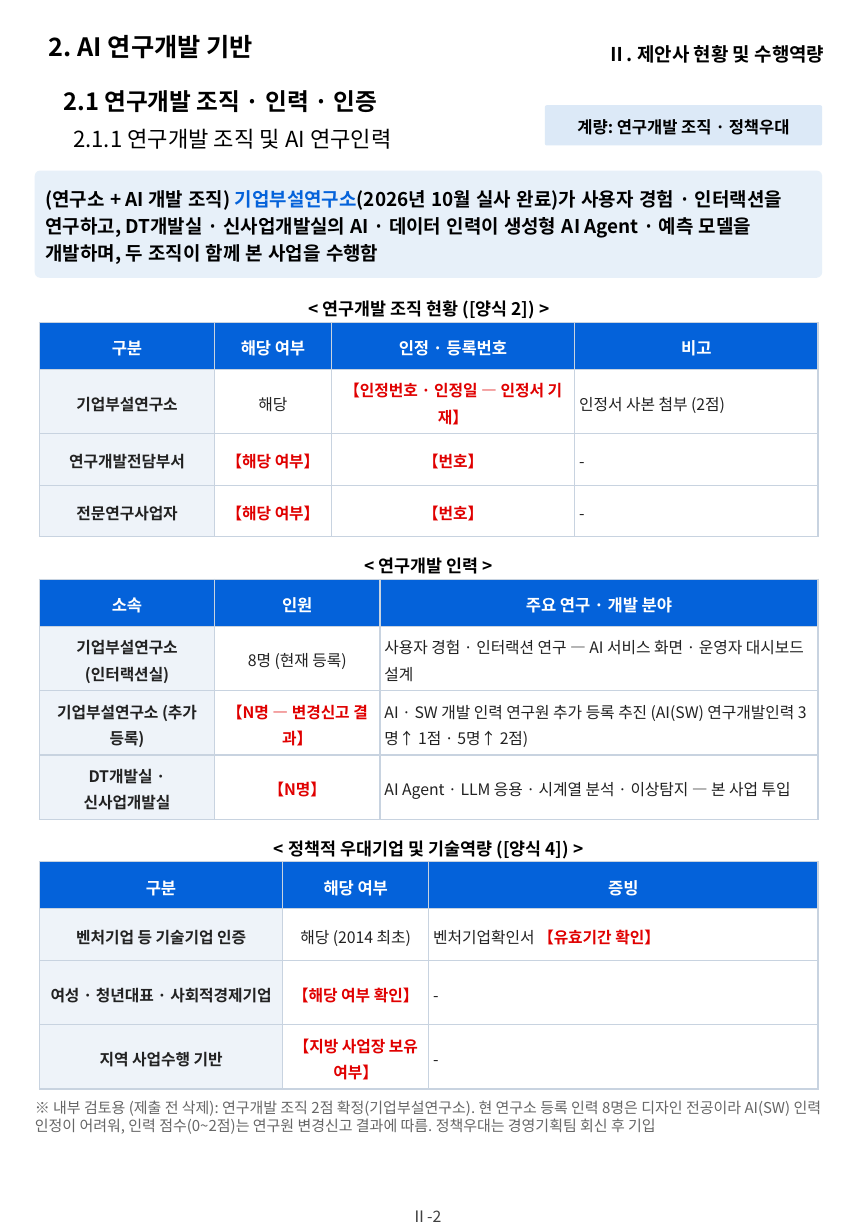
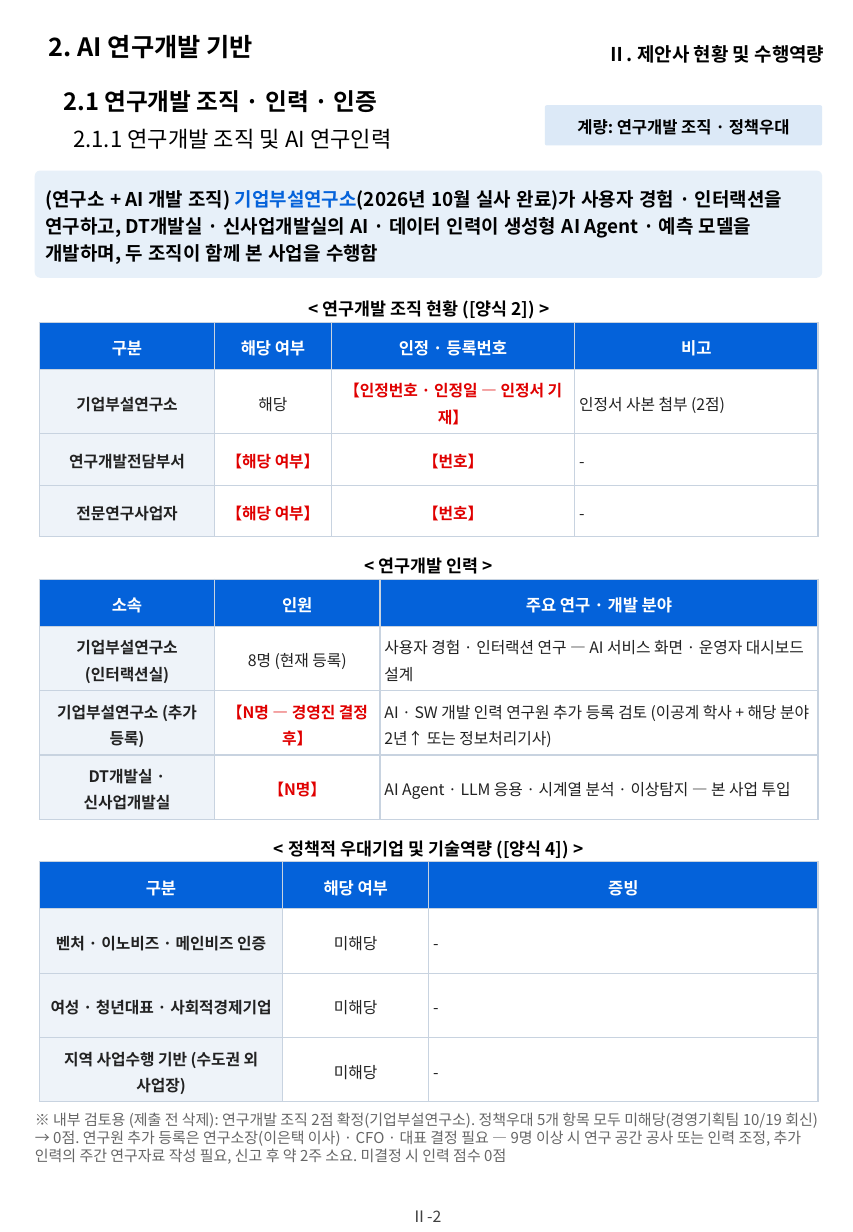
Before and after one commit to hwangsteeve-tech/hbjw, a slide deck: slide 8 of proposals/2026-11_dsit-parking-ai/dsit_proposal.pptx. Drawn at 853x1232 pixels with LibreOffice and Linux fonts; fonts in the diff are those of the drawing; background and template pictures are left out. Boxes give left, top, right and bottom in pixels: in the first picture for what was removed or moved away, otherwise in the second. Text is boxed around its words. In the diff, an @@ line names an element or a change of style, - is before the commit and + after.

```diff
--- a/proposals/2026-11_dsit-parking-ai/dsit_proposal.pptx
+++ b/proposals/2026-11_dsit-parking-ai/dsit_proposal.pptx
@@ table at (40, 579, 818, 819) @@
-row 3, column 2: 【N명 — 변경신고 결과】
+row 3, column 2: 【N명 — 경영진 결정 후】
-row 3, column 3: AI · SW 개발 인력 연구원 추가 등록 추진 (AI(SW) 연구개발인력 3명↑ 1점 · 5명↑ 2점)
+row 3, column 3: AI · SW 개발 인력 연구원 추가 등록 검토 (이공계 학사 + 해당 분야 2년↑ 또는 정보처리기사)
@@ table at (40, 862, 818, 1102) @@
-row 2: 벤처기업 등 기술기업 인증 | 해당 (2014 최초) | 벤처기업확인서 【유효기간 확인】
+row 2: 벤처 · 이노비즈 · 메인비즈 인증 | 미해당 | -
-row 3, column 2: 【해당 여부 확인】
+row 3, column 2: 미해당
-row 4, column 1: 지역 사업수행 기반
+row 4, column 1: 지역 사업수행 기반 (수도권 외 사업장)
-row 4, column 2: 【지방 사업장 보유 여부】
+row 4, column 2: 미해당
@@ text at (35, 1112, 818, 1164): text changed @@
-※ 내부 검토용 (제출 전 삭제): 연구개발 조직 2점 확정(기업부설연구소). 현 연구소 등록 인력 8명은 디자인 전공이라 AI(SW) 인력 인정이 어려워, 인력 점수(0~2점)는 연구원 변경신고 결과에 따름. 정책우대는 경영기획팀 회신 후 기입
+※ 내부 검토용 (제출 전 삭제): 연구개발 조직 2점 확정(기업부설연구소). 정책우대 5개 항목 모두 미해당(경영기획팀 10/19 회신) → 0점. 연구원 추가 등록은 연구소장(이은택 이사) · CFO · 대표 결정 필요 — 9명 이상 시 연구 공간 공사 또는 인력 조정, 추가 인력의 주간 연구자료 작성 필요, 신고 후 약 2주 소요. 미결정 시 인력 점수 0점
```
Also in this commit, not shown: 2 other slides changed, 1 other file.
